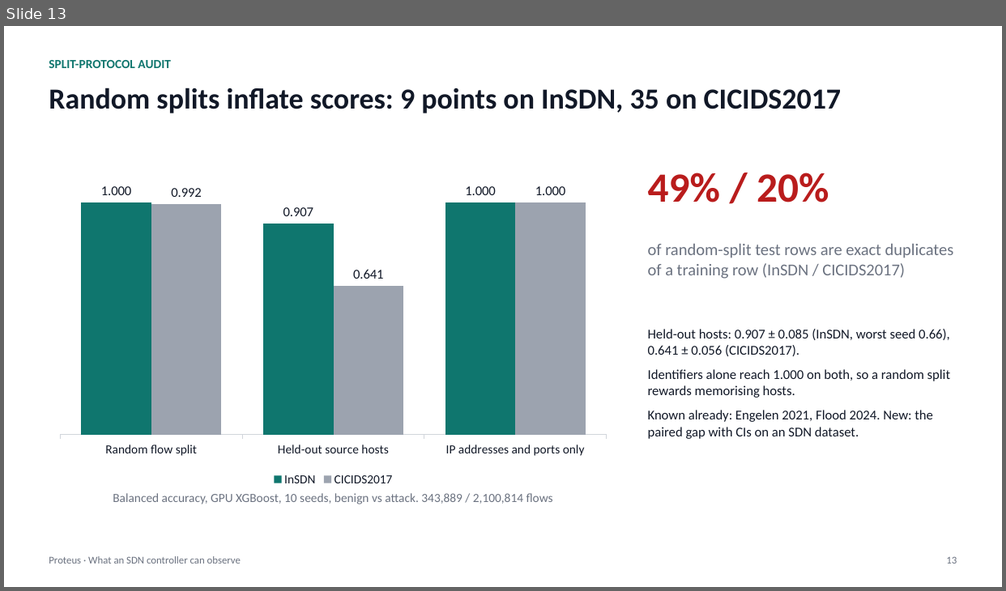
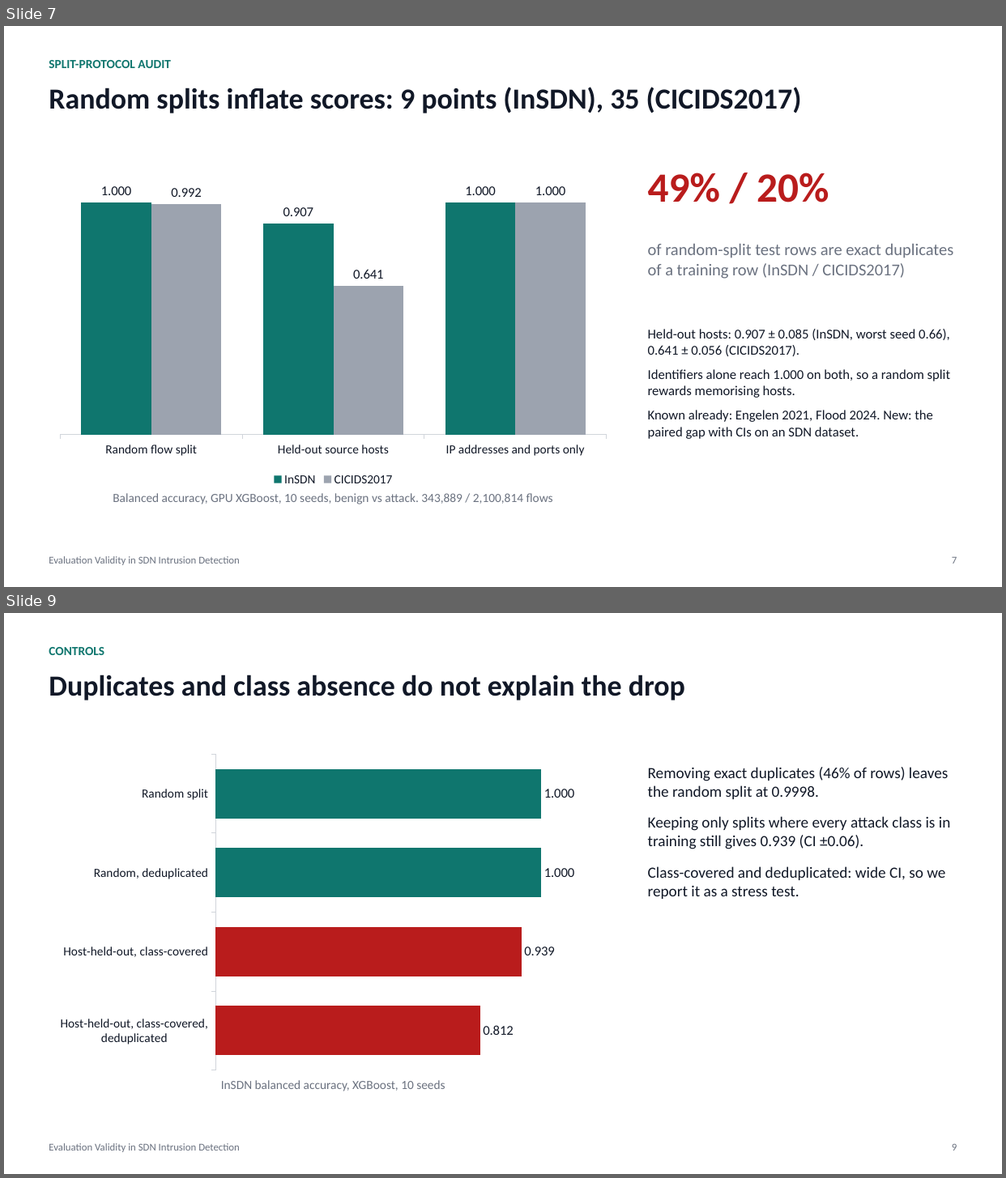
Before and after one commit to adhyan-jain/Proteus, a slide deck: research/insdn_controller/PRESENTATION.pptx. Shown one above the other, each under a label of ours: slide 13 before the commit, slides 7 and 9 after it; the slides between them are not shown. The pictures are 1006x591 and 1006x1178 pixels, drawn with LibreOffice and Linux fonts; fonts in the diff are those of the drawing. Boxes give left, top, right and bottom in pixels: in the first picture for what was removed or moved away, otherwise in the second. Text is boxed around its words. In the diff, an @@ line names an element or a change of style, - is before the commit and + after.

Commit message:
Deck: rebuild as 14 slides mirroring the paper (contributions, pipeline, audit, host structure on two datasets, limitations)

```diff
--- a/research/insdn_controller/PRESENTATION.pptx
+++ b/research/insdn_controller/PRESENTATION.pptx
@@ slide 9 added at bbox=[4, 613, 1002, 1174], background #FFFFFF @@
@@ text added at bbox=[49, 647, 104, 655], 12 pt, text #0F766E, bold @@
+CONTROLS
@@ text added at bbox=[49, 675, 685, 700], 28 pt, text #111827, bold @@
+Duplicates and class absence do not explain the drop
@@ bar chart added at bbox=[49, 747, 618, 1077] @@
+categories: Random split, Random, deduplicated, Host-held-out, class-covered, Host-held-out, class-covered, deduplicated
+Series 1: 100, 100, 94, 81
@@ text added at bbox=[648, 767, 951, 899], 15 pt, text #111827 @@
+Removing exact duplicates (46% of rows) leaves the random split at 0.9998.
+Keeping only splits where every attack class is in training still gives 0.939 (CI ±0.06).
+Class-covered and deduplicated: wide CI, so we report it as a stress test.
@@ text added at bbox=[221, 1080, 445, 1092], 12 pt, text #6B7280 @@
+InSDN balanced accuracy, XGBoost, 10 seeds
@@ text added at bbox=[49, 1144, 240, 1152], 10 pt, text #6B7280 @@
+Evaluation Validity in SDN Intrusion Detection
@@ text added at bbox=[952, 1144, 957, 1151], 10 pt, text #6B7280 @@
+9
@@ what was slide 13 is now slide 7 @@
@@ slide 7 changed as well @@
@@ text at bbox=[49, 87, 802, 113]: text changed @@
-Random splits inflate scores: 9 points on InSDN, 35 on CICIDS2017
+Random splits inflate scores: 9 points (InSDN), 35 (CICIDS2017)
@@ text at bbox=[49, 557, 240, 565]: text changed @@
-Proteus · What an SDN controller can observe
+Evaluation Validity in SDN Intrusion Detection
@@ text at bbox=[952, 557, 957, 564]: text changed @@
-13
+7
```
Also in this commit, not shown: 9 other slides changed, 3 other slides added, 8 slides removed, 1 other file.
